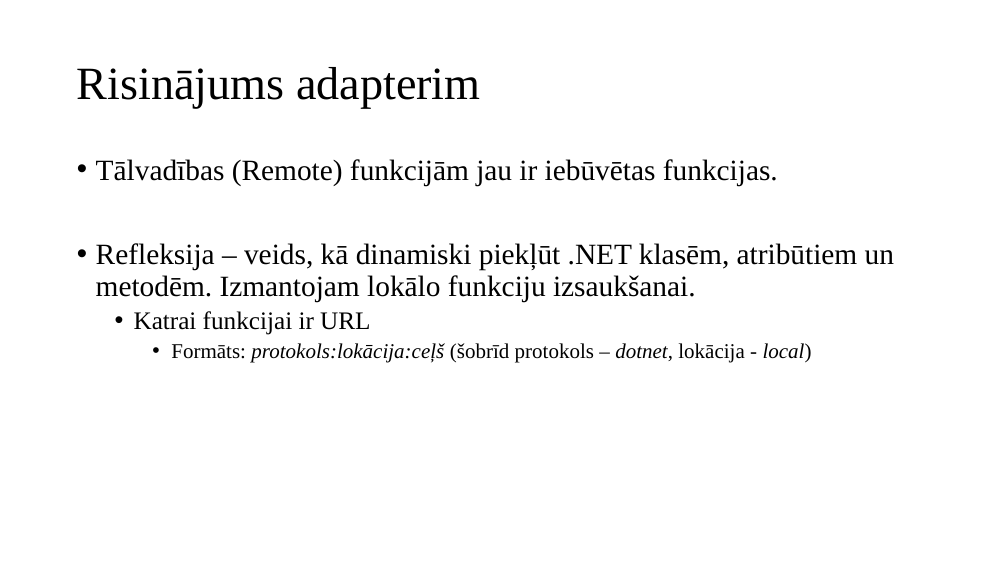
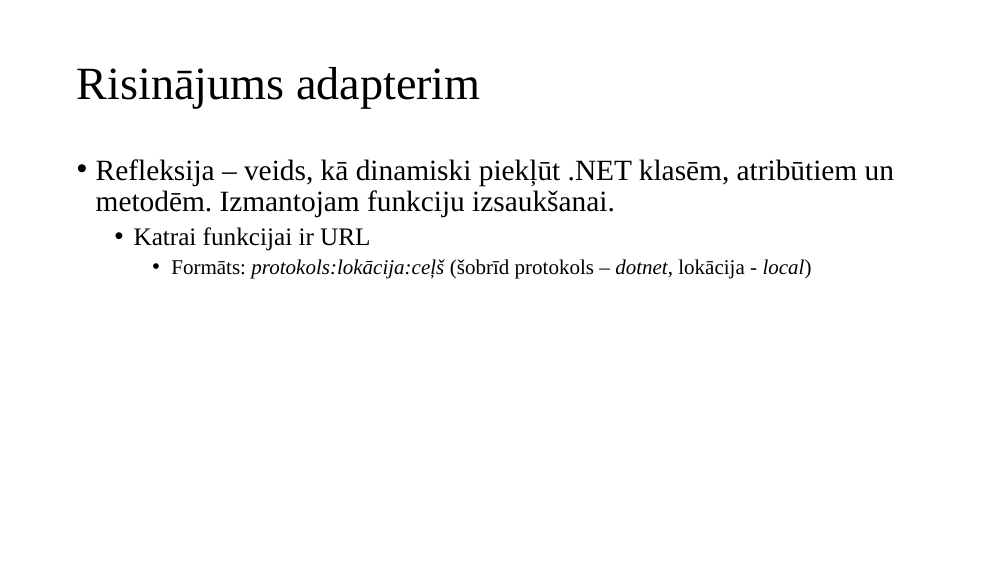
Before and after one commit to artiks12/webAppOS, a slide deck: slide 12 of src/Qualification project/Documentation/Garbage/Prezentācija_ap19122.pptx (slide 10 before the commit). Drawn at 1008x567 pixels with LibreOffice and Linux fonts; fonts in the diff are those of the drawing. Boxes give left, top, right and bottom in pixels: in the first picture for what was removed or moved away, otherwise in the second. Text is boxed around its words. In the diff, an @@ line names an element or a change of style, - is before the commit and + after.

```diff
--- a/src/Qualification project/Documentation/Garbage/Prezentācija_ap19122.pptx
+++ b/src/Qualification project/Documentation/Garbage/Prezentācija_ap19122.pptx
@@ text at [96, 159, 894, 218]: text changed @@
-• Tālvadības (Remote) funkcijām jau ir iebūvētas funkcijas.
-• Refleksija – veids, kā dinamiski piekļūt .NET klasēm, atribūtiem un metodēm. Izmantojam lokālo funkciju izsaukšanai.
+• Refleksija – veids, kā dinamiski piekļūt .NET klasēm, atribūtiem un metodēm. Izmantojam funkciju izsaukšanai.
```
Also in this commit, not shown: 2 other slides changed, 2 slides added, 15 other files.
